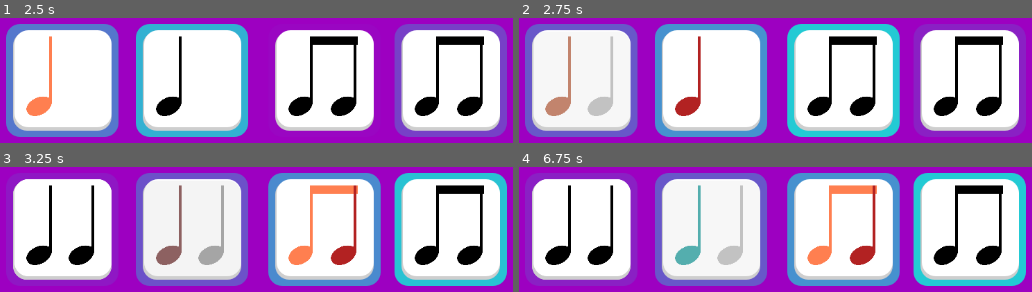
Above: before the commit, frames 1-4 (two rows, left to right).
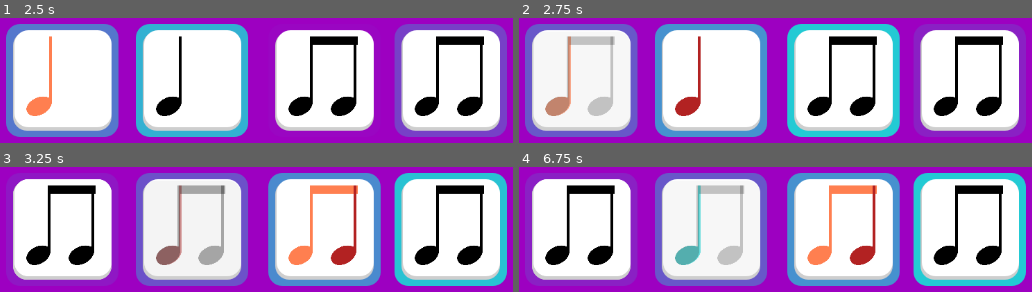
Above: after the commit, the same moments.

Repository: firesmoker/rhythmcards
Game: Godot game, scene res://game.tscn
Two runs of this game, one before a commit and one after it. Both use one fixed random seed, a clock stepped at 60 frames per second and the inputs below.
Inputs:
- Up to frame 1 (2.5 s): hold Space (play) 0.53-1.28 s; tap Space (play) at 1.35 s; hold Space (play) from 2.03 s (still down)
- Up to frame 2 (2.75 s): keep holding Space (play)
- Up to frame 3 (3.25 s): release Space (play) at 2.78 s; tap Space (play) at 2.85 s
- Up to frame 4 (6.75 s): hold Space (play) 3.53-4.28 s; tap Space (play) at 4.35, 5.85 s; hold Space (play) 5.03-5.78 s; hold Space (play) from 6.53 s (still down)

Frame 1 is identical in both runs. In frame 2, 0.8% of the frame differs, in the area x 6-19%, y 14-78%; in frame 3, 2.0%, in the area x 5-44%, y 14-79%; in frame 4, 2.0%.

Commit message:
fix duration is array for next dict bug

Diff:
--- a/scripts/game.gd
+++ b/scripts/game.gd
@@ -40,7 +40,11 @@
 	var notes_for_odd_array: Array = [0.25,0.25,0.125,0.125,0.125,0.125,]
 	var odd_array: Array
 	for i in range(notes_for_odd_array.size()):
-		odd_array.append([notes_for_odd_array[i],"note"])
+		if i == 3:
+			odd_array.append([notes_for_odd_array[i],"note"])
+		else:
+			odd_array.append([notes_for_odd_array[i],"note"])
+
 	var notes_for_even_array: Array = [0.125,0.125,0.125,0.125,0.25,0.25]
 	var even_array: Array
 	for i in range(notes_for_even_array.size()):
--- a/scripts/note_card.gd
+++ b/scripts/note_card.gd
@@ -47,7 +47,7 @@
 								note_duration = "eigth-first"
 							else:
 								note_duration = "eigth-second"
-			notes_dictionary[note]["game_object"].set_note(note_duration)
+			notes_dictionary[note]["game_object"].set_note(note_duration,notes_dictionary[note]["type"])
 		index += 1
 
 func decide_eigths_type(dictionary: Dictionary = notes_dictionary) -> String:
@@ -59,7 +59,7 @@
 			match dictionary[note]["duration"]:
 				0.125:
 					eigth_counter += 1
-			dictionary[note]["game_object"].set_note(note_duration)
+			#dictionary[note]["game_object"].set_note(note_duration)
 	if eigth_counter == 2:
 		eighth_type = "double"
 	return eighth_type
@@ -72,7 +72,9 @@
 		if stage_index + 1 < game.stage_note_arrays.size():
 			construct_notes_dictionary(extract_beat_notes_from_full_round(game.stage_note_arrays[stage_index + 1]),true)
 	set_notes_visibility()
+	clear_note_visuals()
 	disable_deactivation_timer()
+
 
 func disable_deactivation_timer() -> void:
 	deactivate_timer.stop()
@@ -101,6 +103,7 @@
 		for note in note_durations_array:
 			notes_dictionary[index] = {}
 			notes_dictionary[index]["duration"] = note[0]
+			notes_dictionary[index]["type"] = note[1]
 			notes_dictionary[index]["status"] = note_status_types.INACTIVE
 			if index == 0:
 				notes_dictionary[index]["game_object"] = note_1
@@ -112,14 +115,15 @@
 
 		print("note_dictionary is: " + str(notes_dictionary))
 		calculate_note_timings()
-		clear_note_visuals()
+		#clear_note_visuals()
 		update_note_visuals()
 	else:
 		next_notes_dictionary.clear()
 		for note in note_durations_array:
 			next_notes_dictionary[index] = {}
-			next_notes_dictionary[index]["duration"] = note
+			next_notes_dictionary[index]["duration"] = note[0]
 			next_notes_dictionary[index]["status"] = note_status_types.INACTIVE
+			next_notes_dictionary[index]["type"] = note[1]
 			if index == 0:
 				next_notes_dictionary[index]["game_object"] = display_note_1
 			elif index == 1:
@@ -129,8 +133,8 @@
 			index += 1
 
 		print("note_dictionary is: " + str(notes_dictionary))
-		calculate_note_timings()
-		clear_note_visuals()
+		#calculate_note_timings()
+		#clear_note_visuals()
 		update_note_visuals()
 	#print("note_card: " + name + str(notes_dictionary))
 
@@ -313,6 +317,7 @@
 		note_activation_allowed = true
 
 func set_next_display_notes_visibility() -> void:
+	print("FUNC TRIG: set_next_display_notes_visibility, size: " + str(next_notes_dictionary.size()))
 	display_note_1.visible = false
 	display_note_2.visible = false
 	var index: int = 0
@@ -322,6 +327,7 @@
 			var note_duration: String
 			match next_notes_dictionary[note]["duration"]:
 				0.25:
+					print("next duration is quarter")
 					note_duration = "quarter"
 				0.125:
 					match decide_eigths_type(next_notes_dictionary):
@@ -332,7 +338,12 @@
 								note_duration = "eigth-first"
 							else:
 								note_duration = "eigth-second"
+					print("eigth types for next dict " + str(decide_eigths_type(next_notes_dictionary)))
+				_:
+					print("next dic note dur is: " + str(next_notes_dictionary[note]["duration"]))
 			next_notes_dictionary[note]["game_object"].set_note(note_duration)
+		else:
+			print("next dict object is null")
 		index += 1
 
 func display_card_fade_in(delta: float, time: float) -> void:
